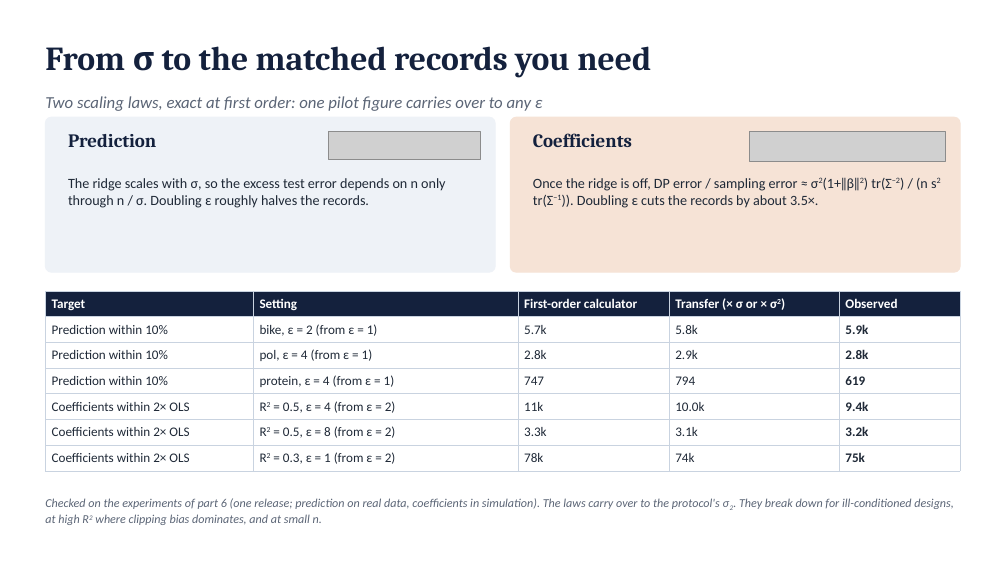
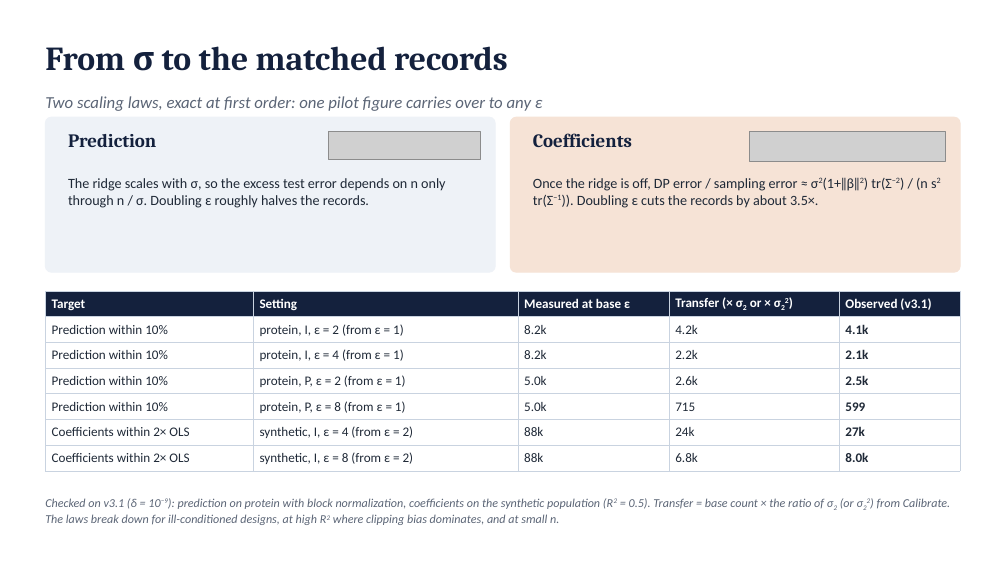
Before and after one commit to shukabh/VerticalFederatedRegression, a slide deck: slide 37 of slides/vfl_intro_deck.pptx (slide 32 before the commit). Drawn at 1008x567 pixels with LibreOffice and Linux fonts; fonts in the diff are those of the drawing; grey boxes stand for pictures. Boxes give left, top, right and bottom in pixels: in the first picture for what was removed or moved away, otherwise in the second. Text is boxed around its words. In the diff, an @@ line names an element or a change of style, - is before the commit and + after.

```diff
--- a/slides/vfl_intro_deck.pptx
+++ b/slides/vfl_intro_deck.pptx
@@ text at (45, 46, 508, 71): text changed @@
-From σ to the matched records you need
+From σ to the matched records
@@ table at (45, 291, 960, 514) @@
-row 1: Target | Setting | First-order calculator | Transfer (× σ or × σ2) | Observed
+row 1: Target | Setting | Measured at base ε | Transfer (× σ2 or × σ22) | Observed (v3.1)
-row 2: Prediction within 10% | bike, ε = 2 (from ε = 1) | 5.7k | 5.8k | 5.9k
+row 2: Prediction within 10% | protein, I, ε = 2 (from ε = 1) | 8.2k | 4.2k | 4.1k
-row 3: Prediction within 10% | pol, ε = 4 (from ε = 1) | 2.8k | 2.9k | 2.8k
+row 3: Prediction within 10% | protein, I, ε = 4 (from ε = 1) | 8.2k | 2.2k | 2.1k
-row 4: Prediction within 10% | protein, ε = 4 (from ε = 1) | 747 | 794 | 619
+row 4: Prediction within 10% | protein, P, ε = 2 (from ε = 1) | 5.0k | 2.6k | 2.5k
-row 5: Coefficients within 2× OLS | R2 = 0.5, ε = 4 (from ε = 2) | 11k | 10.0k | 9.4k
+row 5: Prediction within 10% | protein, P, ε = 8 (from ε = 1) | 5.0k | 715 | 599
-row 6: Coefficients within 2× OLS | R2 = 0.5, ε = 8 (from ε = 2) | 3.3k | 3.1k | 3.2k
+row 6: Coefficients within 2× OLS | synthetic, I, ε = 4 (from ε = 2) | 88k | 24k | 27k
-row 7: Coefficients within 2× OLS | R2 = 0.3, ε = 1 (from ε = 2) | 78k | 74k | 75k
+row 7: Coefficients within 2× OLS | synthetic, I, ε = 8 (from ε = 2) | 88k | 6.8k | 8.0k
@@ text at (45, 498, 950, 525): text changed @@
-Checked on the experiments of part 6 (one release; prediction on real data, coefficients in simulation). The laws carry over to the protocol's σ2. They break down for ill-conditioned designs, at high R2 where clipping bias dominates, and at small n.
+Checked on v3.1 (δ = 10−9): prediction on protein with block normalization, coefficients on the synthetic population (R2 = 0.5). Transfer = base count × the ratio of σ2 (or σ22) from Calibrate. The laws break down for ill-conditioned designs, at high R2 where clipping bias dominates, and at small n.
```
Also in this commit, not shown: 24 other slides changed, 12 slides added, 5 slides removed, 1 other file.
